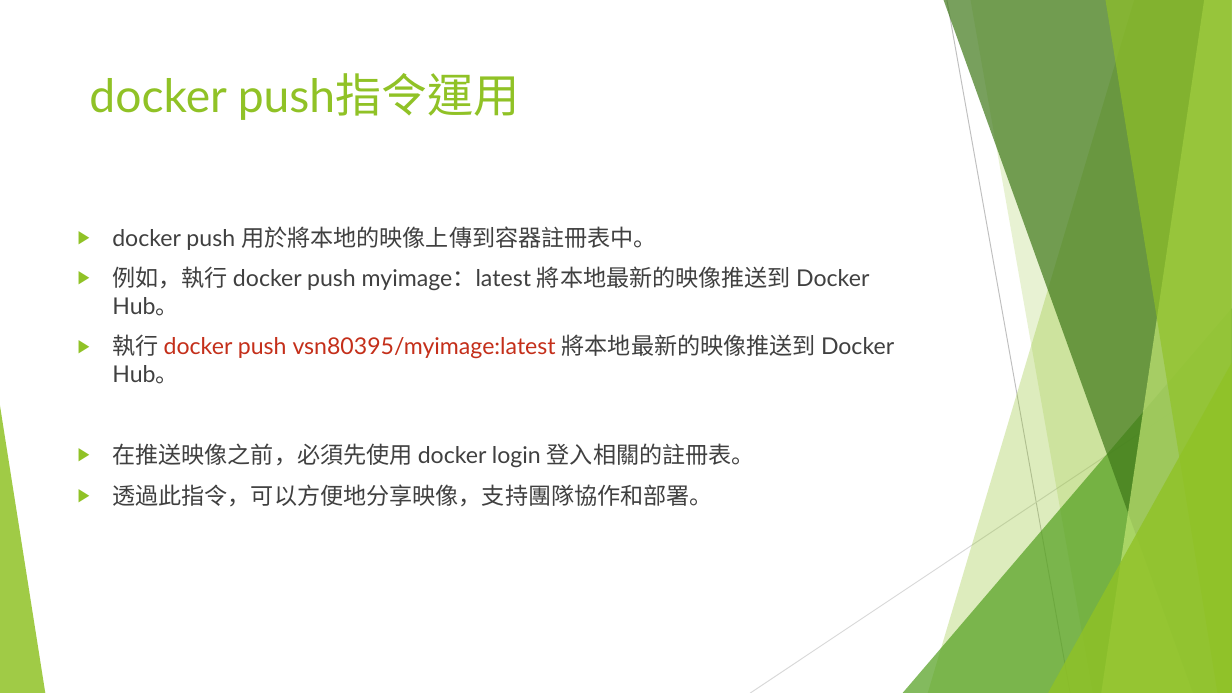
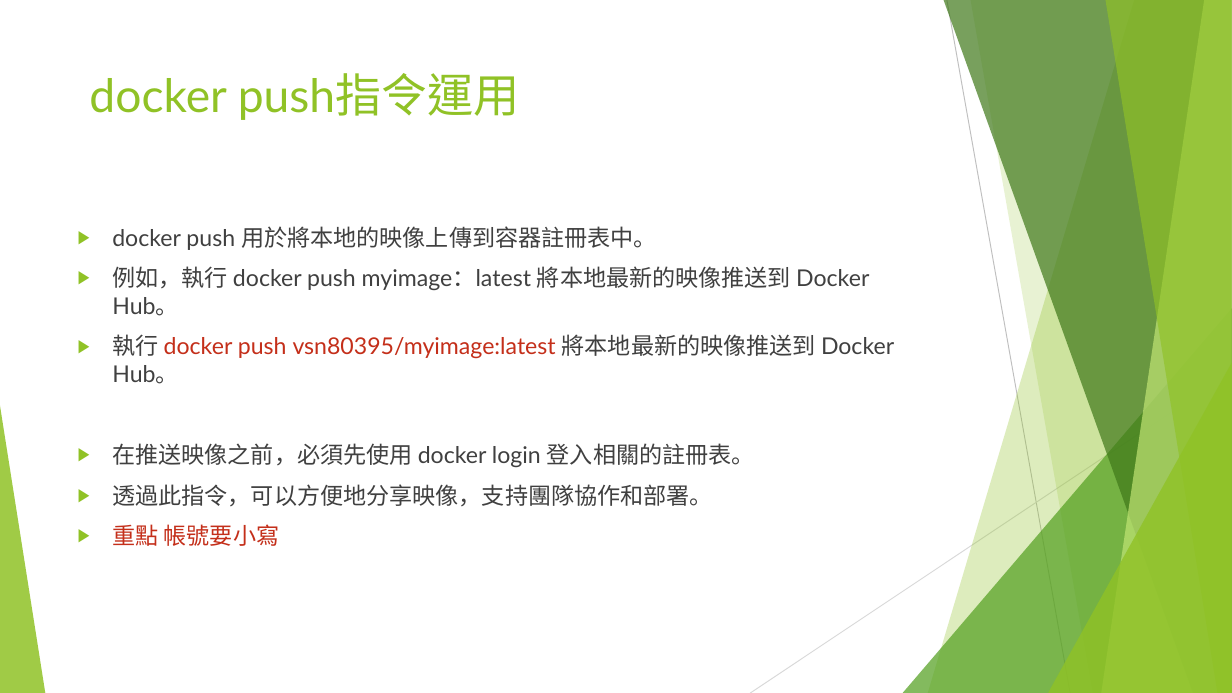
Before and after one commit to coolyuoo/Docker.Class3, a slide deck: slide 18 of 單元3.Dockerfile 解析.pptx. Drawn at 1232x693 pixels with LibreOffice and Linux fonts; fonts in the diff are those of the drawing. Boxes give left, top, right and bottom in pixels: in the first picture for what was removed or moved away, otherwise in the second. Text is boxed around its words. In the diff, an @@ line names an element or a change of style, - is before the commit and + after.

```diff
--- a/單元3.Dockerfile 解析.pptx
+++ b/單元3.Dockerfile 解析.pptx
@@ text at (112,524,279,546): paragraph added @@
+▶ 重點 帳號要小寫
```
Also in this commit, not shown: 2 other slides changed.
